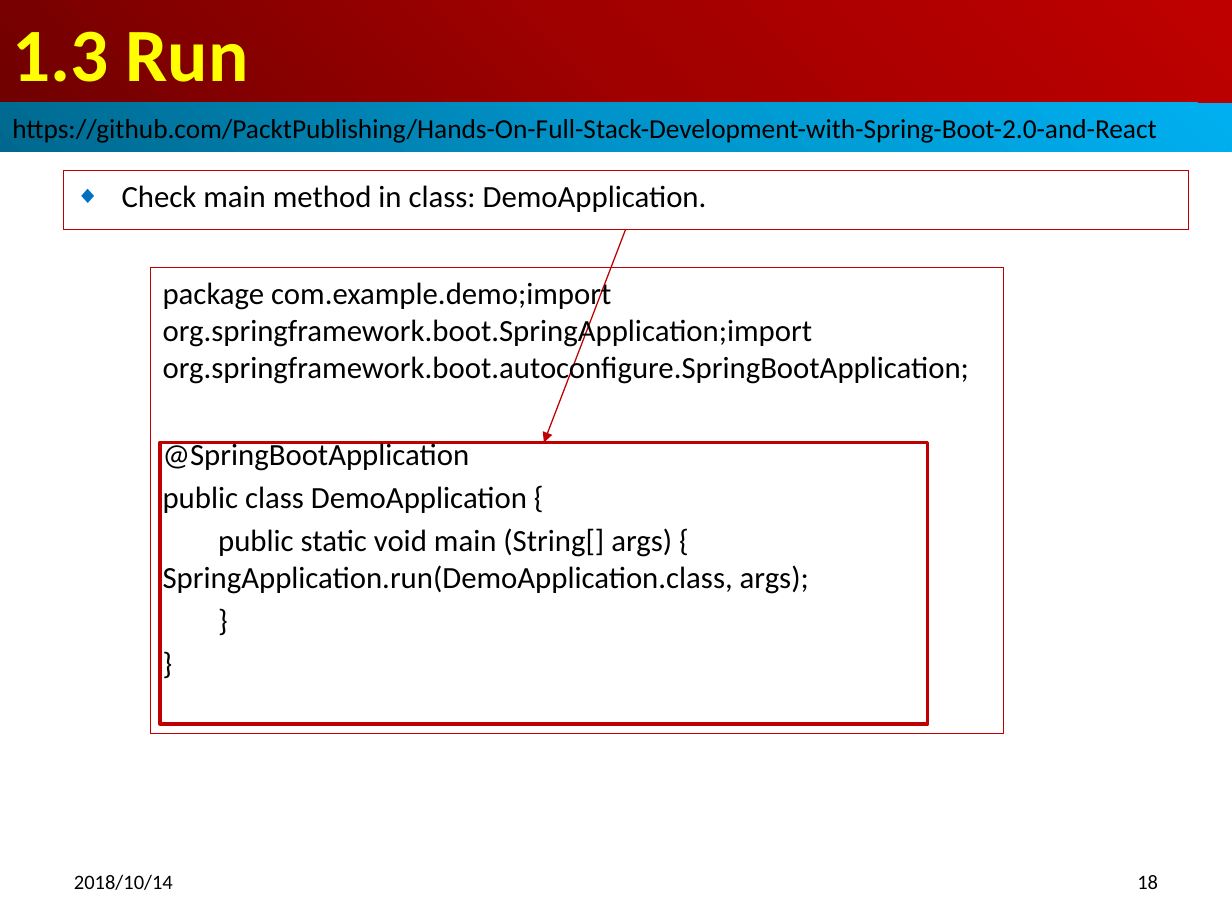
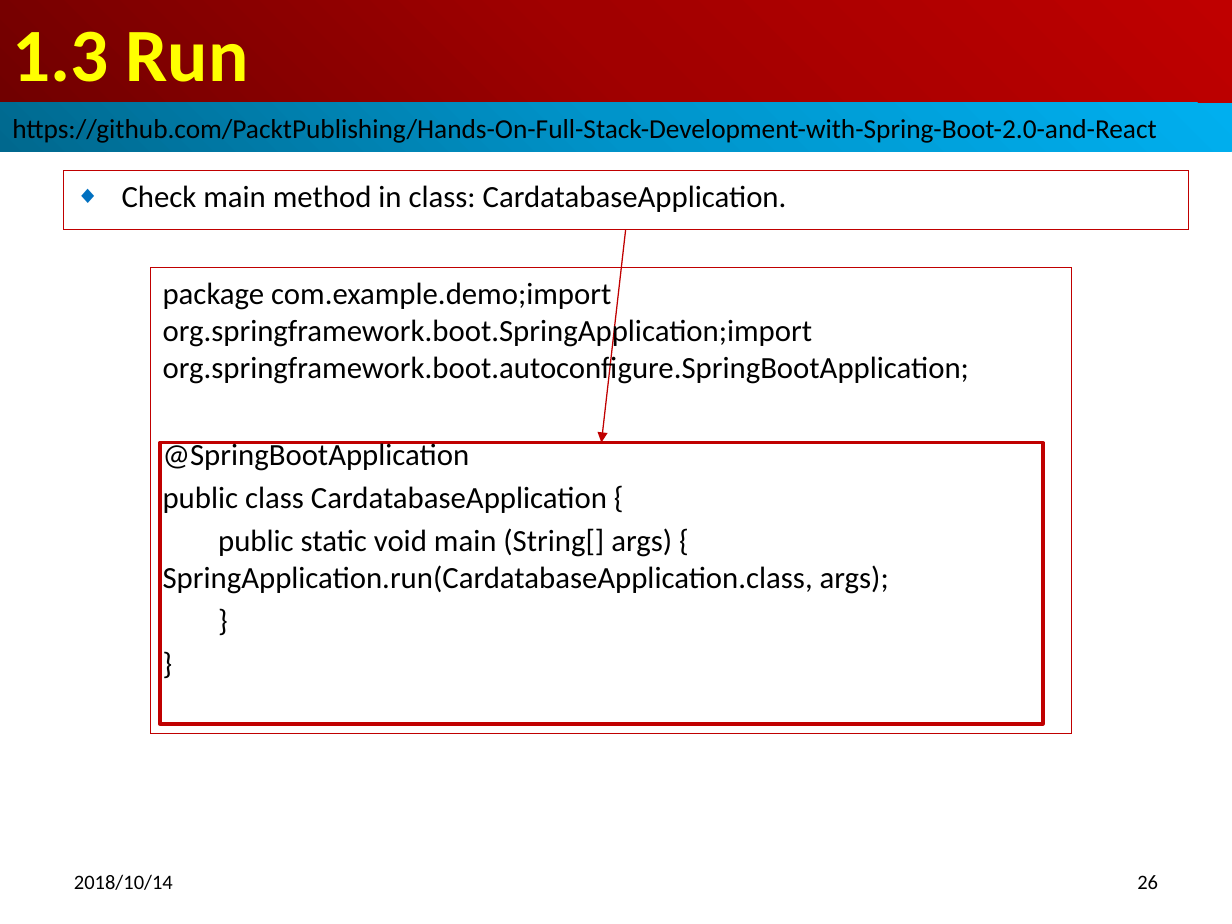
Before and after one commit to peterhchen/full-stack-spring-boot, a slide deck: slide 26 of 15_Ch01_Setup.pptx (slide 18 before the commit). Drawn at 1232x924 pixels with LibreOffice and Linux fonts; fonts in the diff are those of the drawing. Boxes give left, top, right and bottom in pixels: in the first picture for what was removed or moved away, otherwise in the second. Text is boxed around its words. In the diff, an @@ line names an element or a change of style, - is before the commit and + after.

```diff
--- a/15_Ch01_Setup.pptx
+++ b/15_Ch01_Setup.pptx
@@ subtitle at box(122, 185, 787, 212): text changed @@
-◆ Check main method in class: DemoApplication.
+◆ Check main method in class: CardatabaseApplication.
@@ arrow moved from (626, 229) - (543, 442) to (626, 229) - (601, 442) @@
@@ rectangle "package com.example.demo;import org.springframework.boot.Spr ...": place and size @@
-rectangle "package com.example.demo;import org.springframework.boot.Spr ..." at box(150, 269, 1004, 734)
+rectangle "package com.example.demo;import org.springframework.boot.Spr ..." at box(150, 269, 1072, 734)
@@ rectangle: place and size @@
-rectangle at box(160, 442, 928, 723)
+rectangle at box(160, 442, 1044, 723)
@@ text in rectangle at box(163, 486, 889, 594): text changed @@
-public class DemoApplication {
-public static void main (String[] args) { SpringApplication.run(DemoApplication.class, args);
+public class CardatabaseApplication {
+public static void main (String[] args) { SpringApplication.run(CardatabaseApplication.class, args);
@@ page number at box(1137, 875, 1158, 889): text changed @@
-18
+26
```
Also in this commit, not shown: 7 other slides changed, 9 slides added, 9 other files.
